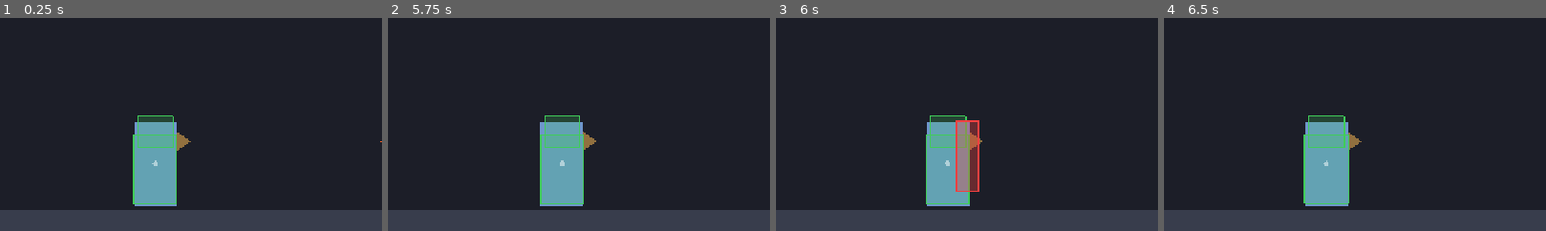
Above: before the commit, frames 1-4 (left to right).
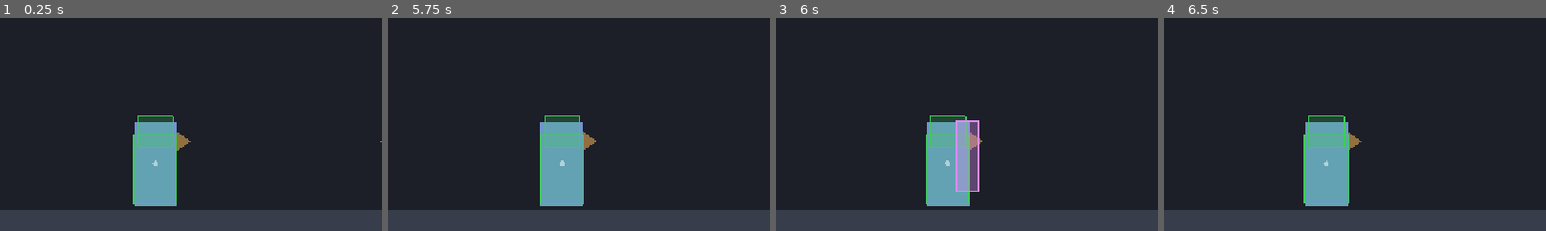
Above: after the commit, the same moments.

Repository: vitorrenansd/fightcore-godot
Game: Godot game, scene res://content/battle/training.tscn
Two runs of this game, one before a commit and one after it. Both use one fixed random seed, a clock stepped at 60 frames per second and the inputs below.
Inputs:
- Up to frame 1 (0.25 s): no input
- Up to frame 2 (5.75 s): tap Enter at 0.5 s; hold D (p1_right) 0.53-2.03 s; tap I (p1_d) at 0.6 s; tap W (p1_up) at 0.77, 1.52, 3.02, 3.77, 4.52 s; tap U (p1_hs) at 1.35 s; tap Space at 2 s; hold A (p1_left) 2.03-2.78 s; tap K (p1_k) at 2.1 s; hold D (p1_right) 2.78-4.28 s; tap J (p1_p) at 2.85 s; tap L (p1_s) at 3.6 s; hold A (p1_left) 4.28-5.03 s; tap Down (p2_down) at 4.35 s; hold D (p1_right) from 5.03 s (still down); tap Right (p2_right) at 5.1 s
- Up to frame 3 (6 s): release D (p1_right) at 5.78 s; hold A (p1_left) from 5.78 s (still down); tap I (p1_d) at 5.85 s
- Up to frame 4 (6.5 s): keep holding A (p1_left); tap W (p1_up) at 6.02 s
The pictures show only the part of the screen within x 13-63%, y 35-85%; the shares and areas given below are measured in that part.

Frames 1-2 are identical in both runs. In frame 3, 2.1% of the frame differs, in the area x 47-54%, y 47-82%; in frame 4, nothing differs.

Commit message:
feat(debug): draw the grab box in its own colour

Diff:
--- a/engine/debug/box_renderer.gd
+++ b/engine/debug/box_renderer.gd
@@ -9,6 +9,9 @@
 
 const HURTBOX_COLOR := Color(0.25, 0.8, 0.35, 0.22)
 const HITBOX_COLOR := Color(0.95, 0.25, 0.25, 0.35)
+## A grab has its own colour because it obeys none of the rules a red box does:
+## it goes through a guard and it whiffs on anyone airborne.
+const THROWBOX_COLOR := Color(0.85, 0.55, 0.95, 0.35)
 const PIVOT_COLOR := Color(1.0, 1.0, 1.0, 0.5)
 const PIVOT_RADIUS := 3.0
 
@@ -64,9 +67,11 @@
 
 
 func _draw_hitboxes(fighter: Fighter) -> void:
+	var attack := fighter.hitbox_manager.current_attack
+	var color := THROWBOX_COLOR if attack != null and attack.is_throw else HITBOX_COLOR
 	for hitbox in fighter.hitbox_manager.get_active_hitboxes():
 		var box_transform := hitbox.get_query_transform(fighter.global_position, fighter.facing_right)
-		_draw_shape(hitbox.shape, to_local(box_transform.origin), HITBOX_COLOR)
+		_draw_shape(hitbox.shape, to_local(box_transform.origin), color)
 
 
 func _draw_shape(shape: Shape2D, local_position: Vector2, color: Color) -> void:
